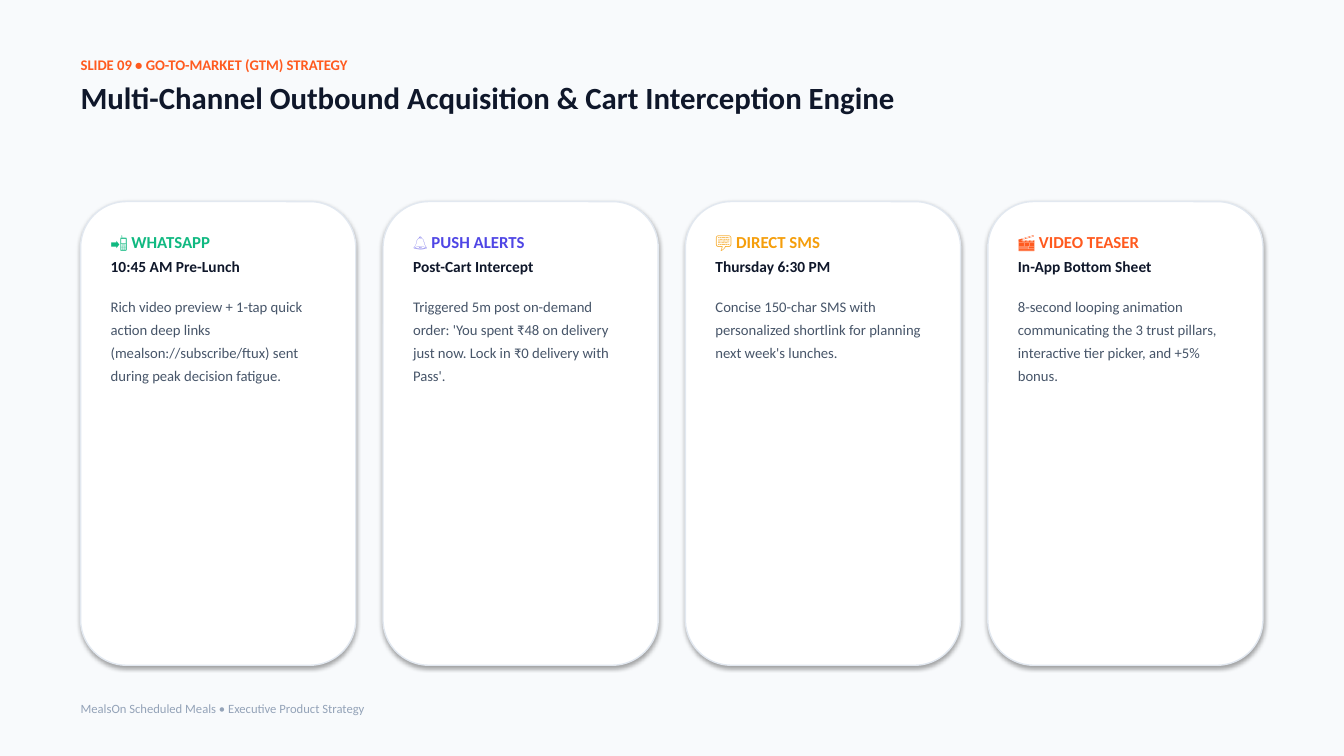
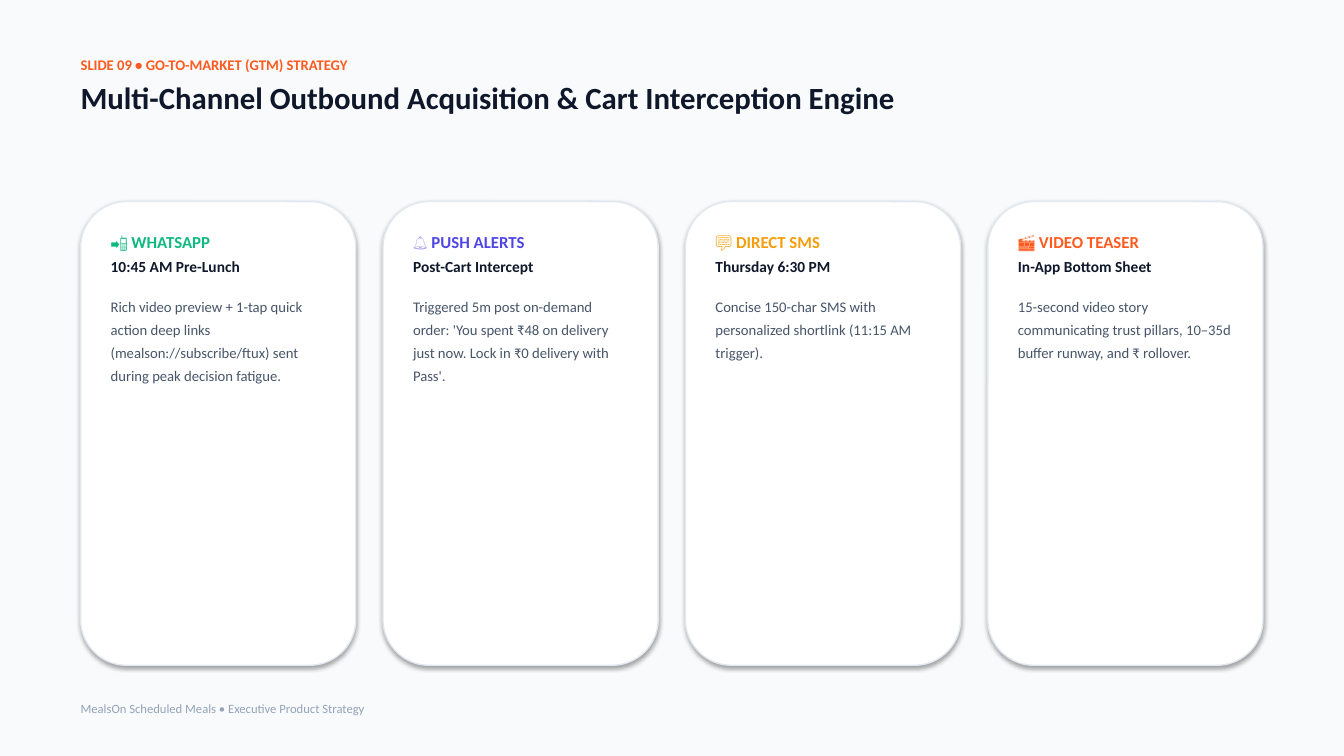
Before and after one commit to AnimeFreak95/Assignment_MealOn, a slide deck: slide 9 of dist/presentation/MealsOn_Executive_Presentation.pptx. Drawn at 1344x756 pixels with LibreOffice and Linux fonts; fonts in the diff are those of the drawing. Boxes give left, top, right and bottom in pixels: in the first picture for what was removed or moved away, otherwise in the second. Text is boxed around its words. In the diff, an @@ line names an element or a change of style, - is before the commit and + after.

```diff
--- a/dist/presentation/MealsOn_Executive_Presentation.pptx
+++ b/dist/presentation/MealsOn_Executive_Presentation.pptx
@@ text at bbox=[715, 302, 911, 361]: text changed @@
-Concise 150-char SMS with personalized shortlink for planning next week's lunches.
+Concise 150-char SMS with personalized shortlink (11:15 AM trigger).
@@ text at bbox=[1018, 302, 1231, 361]: text changed @@
-8-second looping animation communicating the 3 trust pillars, interactive tier picker, and +5% bonus.
+15-second video story communicating trust pillars, 10–35d buffer runway, and ₹ rollover.
```
Also in this commit, not shown: 11 other slides changed, 7 other files.
